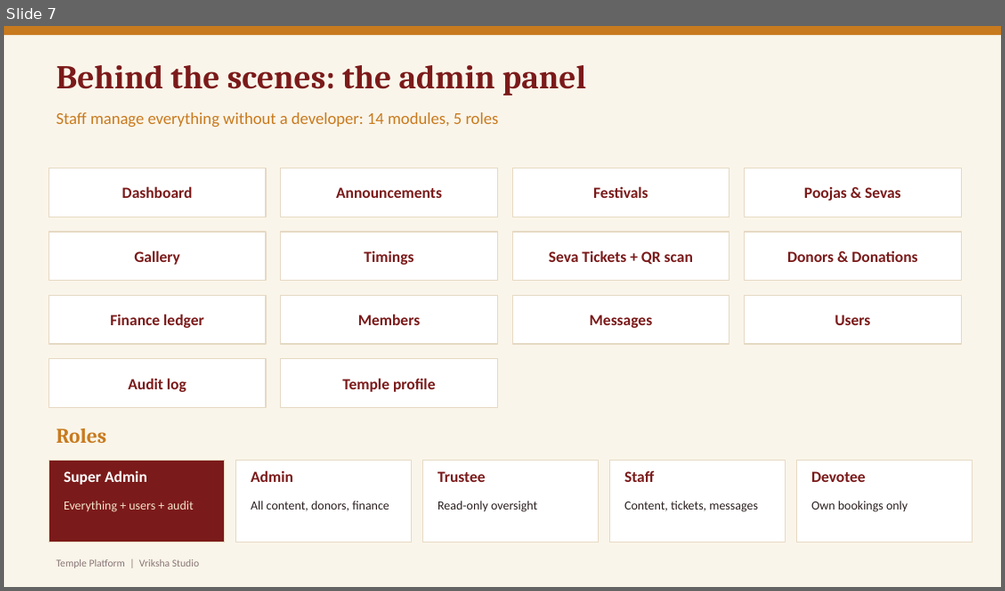
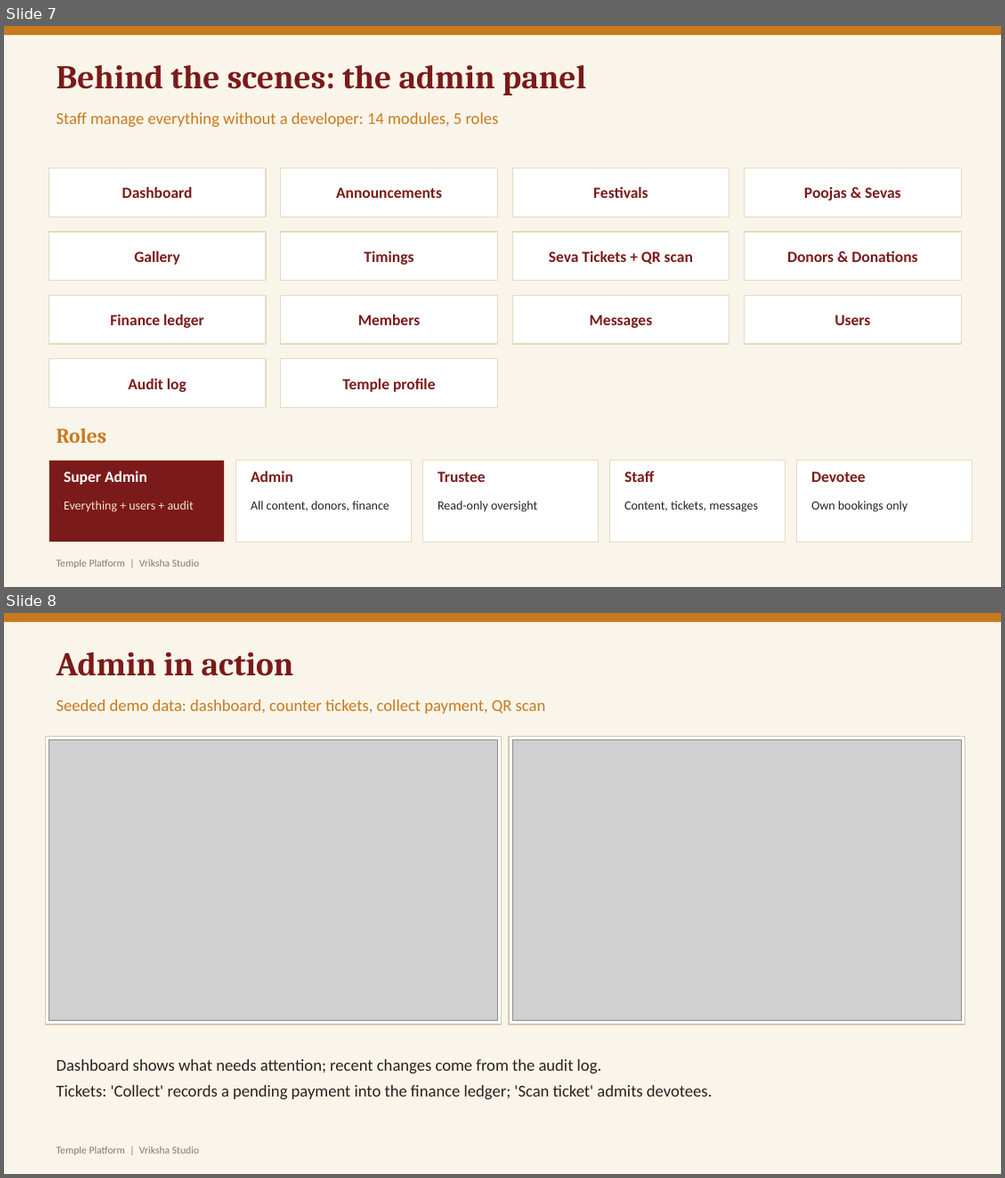
Before and after one commit to Chaithumoorpa/svvd-thorur, a slide deck: docs/pitch/Temple_Platform_Demo.pptx. Shown one above the other, each under a label of ours: slide 7 before the commit, slides 7 and 8 after it. The pictures are 1005x591 and 1005x1178 pixels, drawn with LibreOffice and Linux fonts; fonts in the diff are those of the drawing; grey boxes stand for pictures. Boxes give left, top, right and bottom in pixels: in the first picture for what was removed or moved away, otherwise in the second. Text is boxed around its words. In the diff, an @@ line names an element or a change of style, - is before the commit and + after.

```diff
--- a/docs/pitch/Temple_Platform_Demo.pptx
+++ b/docs/pitch/Temple_Platform_Demo.pptx
@@ slide 8 added at <box>4,613,1001,1174</box>, background #FAF5EA @@
@@ rectangle added at <box>4,613,1001,622</box>, fill #C87A1E @@
@@ text added at <box>57,652,294,676</box>, 32 pt, text #7B1A1A, bold @@
+Admin in action
@@ text added at <box>57,699,546,714</box>, 16 pt, text #C87A1E @@
+Seeded demo data: dashboard, counter tickets, collect payment, QR scan
@@ rectangle added at <box>45,737,502,1024</box>, fill #FFFFFF, outline #D8C8B0 1 pt @@
@@ picture added at <box>48,740,498,1021</box> @@
@@ rectangle added at <box>509,737,965,1024</box>, fill #FFFFFF, outline #D8C8B0 1 pt @@
@@ picture added at <box>512,740,961,1021</box> @@
@@ text added at <box>57,1059,712,1099</box>, 16 pt, text #2B2020 @@
+Dashboard shows what needs attention; recent changes come from the audit log.
+Tickets: 'Collect' records a pending payment into the finance ledger; 'Scan ticket' admits devotees.
@@ text added at <box>57,1146,199,1155</box>, 10 pt, text #887777 @@
+Temple Platform | Vriksha Studio
```
Also in this commit, not shown: 1 slide changed, 1 other slide added, 41 other files.
